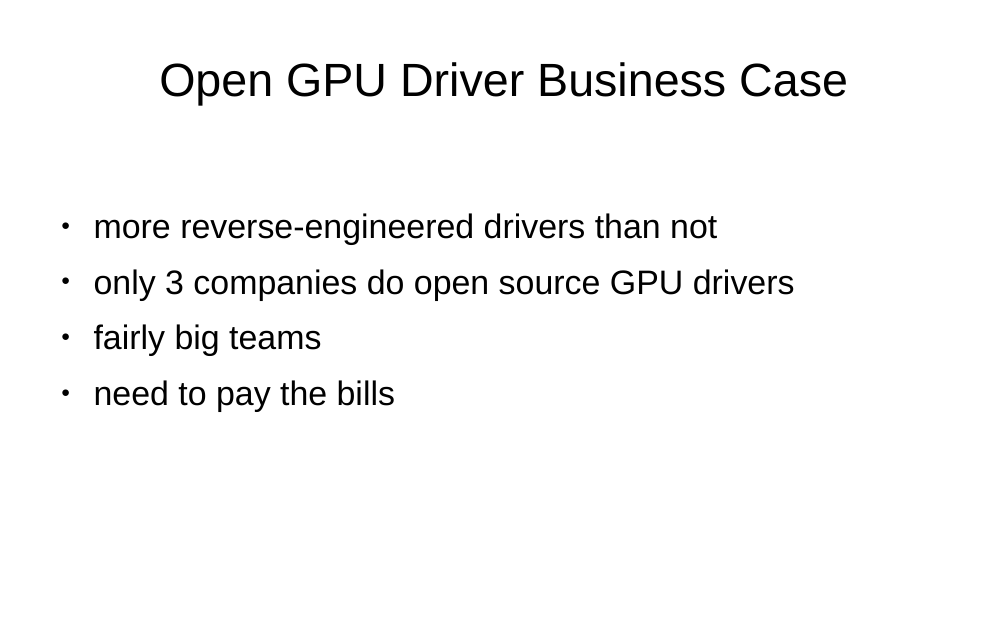
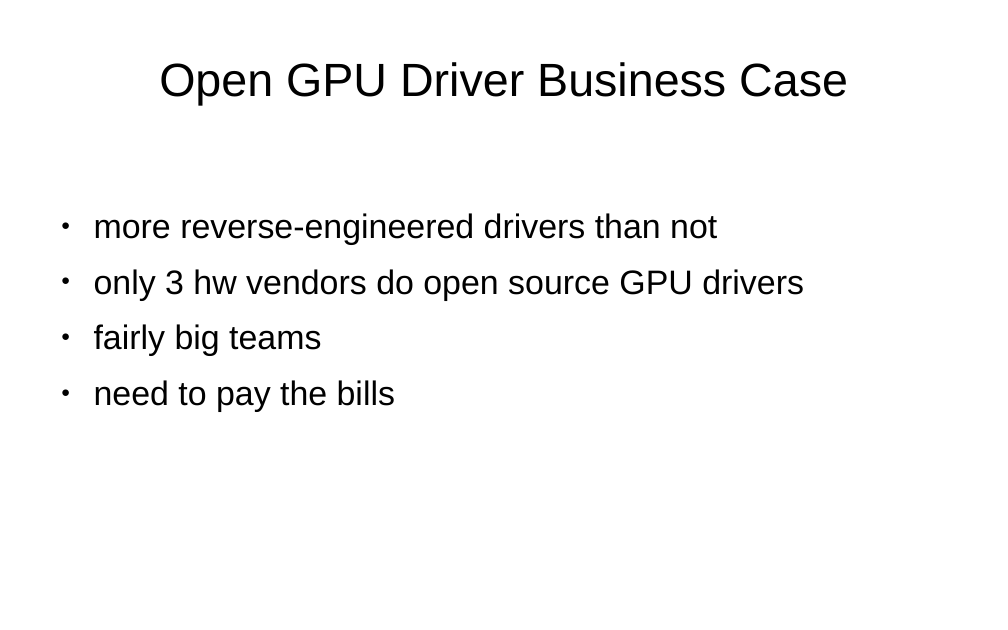
Before and after one commit to danvet/danvet.github.io, a slide deck: slide 17 of slides/lpc-2019-upstream.odp. Drawn at 1008x630 pixels with LibreOffice and Linux fonts; fonts in the diff are those of the drawing. Boxes give left, top, right and bottom in pixels: in the first picture for what was removed or moved away, otherwise in the second. Text is boxed around its words. In the diff, an @@ line names an element or a change of style, - is before the commit and + after.

```diff
--- a/slides/lpc-2019-upstream.odp
+++ b/slides/lpc-2019-upstream.odp
@@ text at [94,269,804,301]: text changed @@
-● only 3 companies do open source GPU drivers
+● only 3 hw vendors do open source GPU drivers
```
Also in this commit, not shown: 3 other slides changed.
